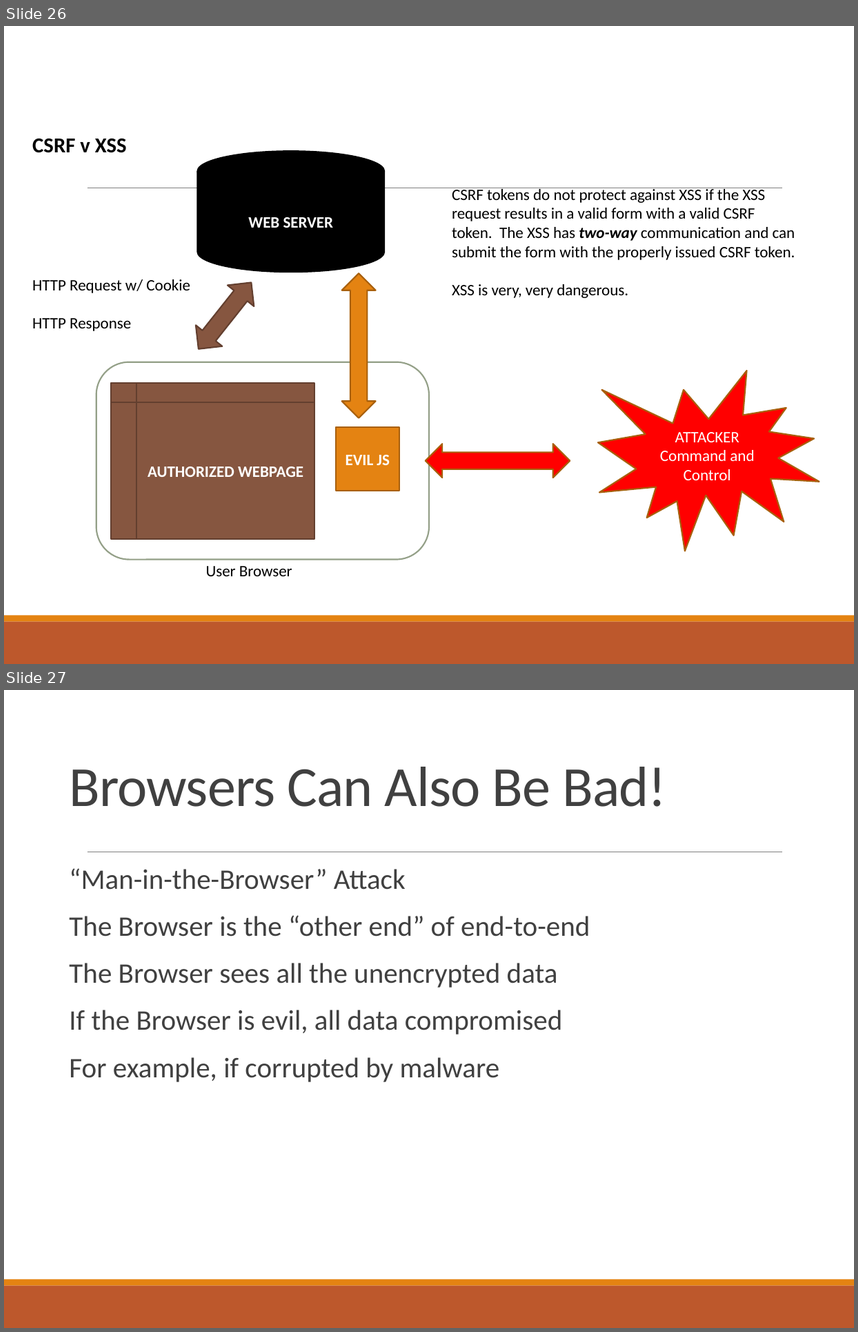
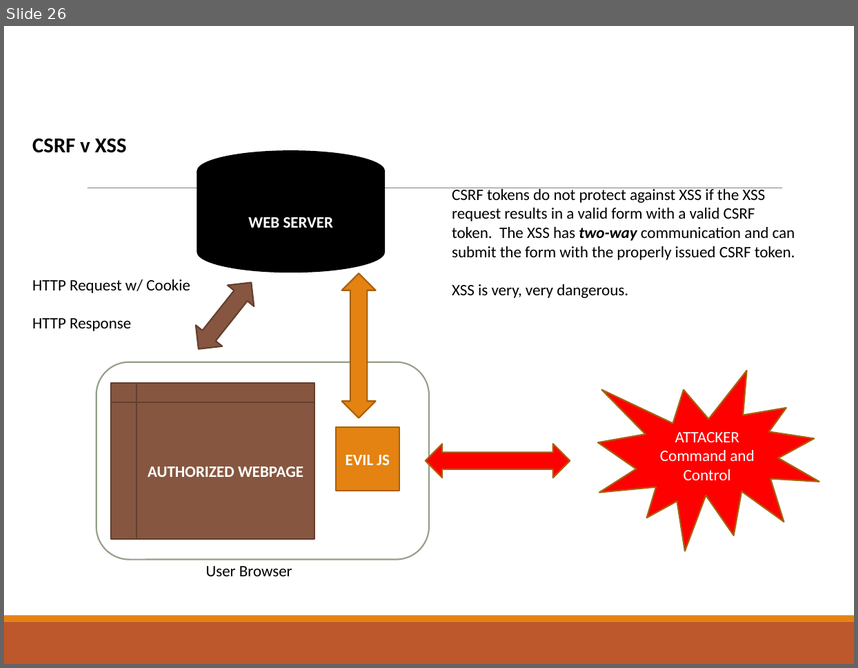
Before and after one commit to CrimsonVista/UTAustin-Courses, a slide deck: 2021fa_cs361s/slides/10_web_threats.pptx. Shown one above the other, each under a label of ours: slides 26 and 27 before the commit, slide 26 after it. The pictures are 858x1332 and 858x668 pixels, drawn with LibreOffice and Linux fonts; fonts in the diff are those of the drawing. Boxes give left, top, right and bottom in pixels: in the first picture for what was removed or moved away, otherwise in the second. Text is boxed around its words. In the diff, an @@ line names an element or a change of style, - is before the commit and + after.

Commit message:
Added lecture 11 on data privacy

```diff
--- a/2021fa_cs361s/slides/10_web_threats.pptx
+++ b/2021fa_cs361s/slides/10_web_threats.pptx
@@ slide 27 removed at [4,690,854,1328], background #FFFFFF; not listed: 3 template elements that a slide beside it also shows @@
@@ title removed at [69,767,666,807] @@
-Browsers Can Also Be Bad!
@@ text removed at [69,868,590,1082] @@
-  “Man-in-the-Browser” Attack
-  The Browser is the “other end” of end-to-end
-  The Browser sees all the unencrypted data
-  If the Browser is evil, all data compromised
-  For example, if corrupted by malware
```
Also in this commit, not shown: 11 other slides removed, 2 other files.
